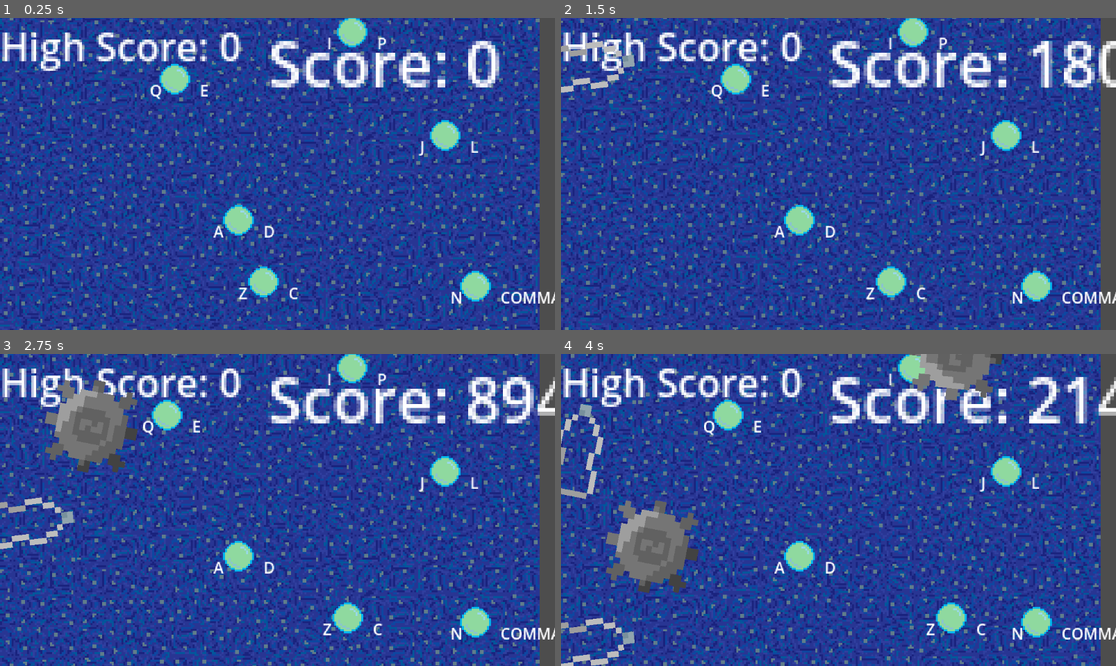
Above: before the commit, frames 1-4 (two rows, left to right).
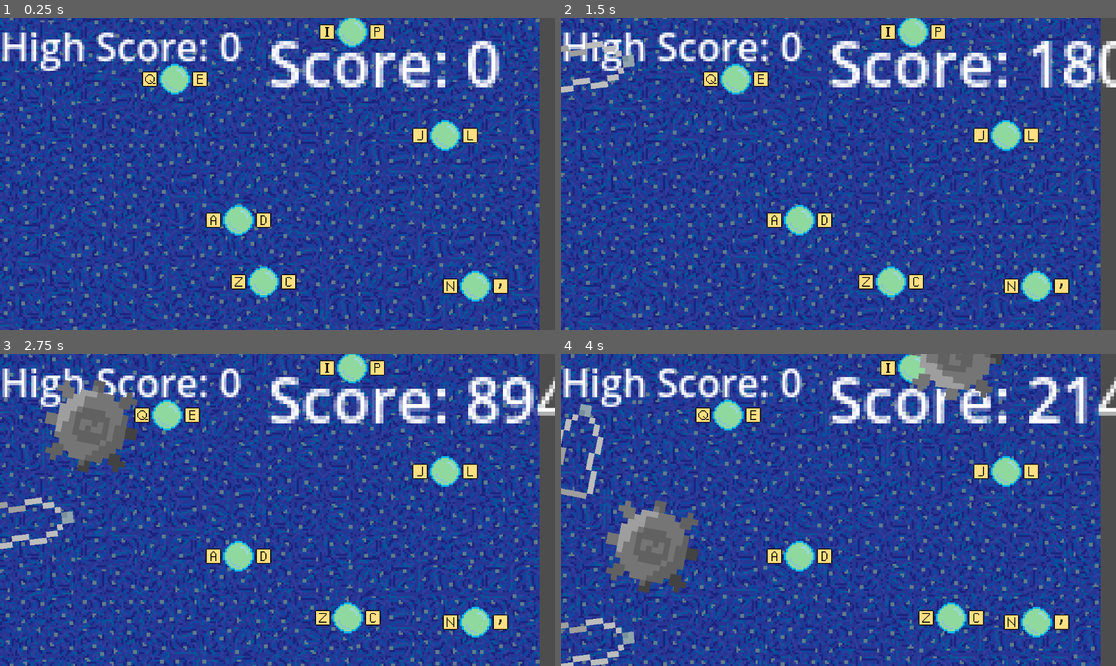
Above: after the commit, the same moments.

Repository: jschavey/bubble-ggj2025
Game: Godot game, scene res://main.tscn
The game is run twice, just before and just after one commit, with the same random seed, the same clock (stepped at 60 frames per second) and the same inputs.
Inputs:
- Up to frame 1 (0.25 s): no input
- Up to frame 2 (1.5 s): tap Enter at 0.5 s; hold C (move_right_3) 0.53-1.28 s; tap Q (move_left_2) at 0.6 s; hold Z (move_left_3) from 1.28 s (still down); tap E (move_right_2) at 1.35 s
- Up to frame 3 (2.75 s): release Z (move_left_3) at 2.03 s; hold C (move_right_3) from 2.03 s (still down); tap Q (move_left_2) at 2.1 s
- Up to frame 4 (4 s): tap E (move_right_2) at 2.85 s; release C (move_right_3) at 3.53 s; hold Z (move_left_3) from 3.53 s (still down); tap Q (move_left_2) at 3.6 s

The runs differ from the first frame. In frame 1, 2.2% of the frame differs, in the area x 25-100%, y 2-92%; in frame 2, 2.2%; in frame 3, 2.2%; in frame 4, 2.0%.

Commit message:
add sprites for controls ui

Diff:
--- a/bubble.gd
+++ b/bubble.gd
@@ -3,6 +3,8 @@
 @export var move_left_key: String
 @export var move_right_key: String
 @export var bubble_size: Vector2 = Vector2(64, 64)  # Adjust the bubble size
+@export var left_key_texture: Texture2D
+@export var right_key_texture: Texture2D
 
 var spawn_region: Rect2
 var score: float = 0.0  # Use float for more precise score calculation
@@ -13,29 +15,27 @@
 
 signal bubble_popped(area2d)
 
-var left_label: Label
-var right_label: Label
+var left_key_sprite: Sprite2D
+var right_key_sprite: Sprite2D
 
 func _ready():
-	# Create left and right labels programmatically
-	left_label = Label.new()
-	left_label.scale = Vector2(2,2)
-	add_child(left_label)
+	# Create left and right key sprites programmatically
+	left_key_sprite = Sprite2D.new()
+	left_key_sprite.texture = left_key_texture
+	left_key_sprite.scale = Vector2(2, 2)
+	add_child(left_key_sprite)
 
-	right_label = Label.new()
-	right_label.scale = Vector2(2,2)
-	add_child(right_label)
-
-	# Get the actual key names from InputMap
-	left_label.text = get_key_from_action(move_left_key).to_upper()
-	right_label.text = get_key_from_action(move_right_key).to_upper()
+	right_key_sprite = Sprite2D.new()
+	right_key_sprite.texture = right_key_texture
+	right_key_sprite.scale = Vector2(2, 2)
+	add_child(right_key_sprite)
 
 	randomize_position()
 	scale_bubble()
 	set_process(true)  # Ensure _process is enabled
 	connect("area_entered", Callable(self, "_on_Bubble_area_entered"))  # Connect the area_entered signal
 
-	update_labels_position()  # Initial label positioning
+	update_key_sprites_position()  # Initial key sprites positioning
 
 func _process(delta: float) -> void:
 	if Input.is_action_pressed(move_left_key) and alive:
@@ -46,7 +46,7 @@
 	collision_shape.global_position = global_position  # Ensure the collision shape moves with the Area2D
 	if alive:
 		score += delta  # Update score continuously while bubble is alive
-	update_labels_position()  # Update the labels' positions
+	update_key_sprites_position()  # Update the key sprites' positions
 
 func _on_Bubble_area_entered(area: Node):
 	print("Collision detected with: ", area.name)  # Log the collision
@@ -67,7 +67,7 @@
 	global_position = Vector2(x, y)  # Set the global position directly
 	sprite.global_position = global_position  # Ensure the sprite moves with the Area2D
 	collision_shape.global_position = global_position  # Ensure the collision shape moves with the Area2D
-	update_labels_position()  # Update the labels' positions
+	update_key_sprites_position()  # Update the key sprites' positions
 
 func scale_bubble():
 	sprite.scale = bubble_size / sprite.texture.get_size()
@@ -78,9 +78,9 @@
 	shape.radius = (sprite.texture.get_size().x * sprite.scale.x) / 2  # Adjust the radius based on the texture
 	collision_shape.shape = shape  # Assign the shape to the collision_shape
 
-func update_labels_position():
-	left_label.global_position = global_position + Vector2(-bubble_size.x / 2 - 20, 0)  # Position to the left of the bubble
-	right_label.global_position = global_position + Vector2(bubble_size.x / 2 + 20, 0)  # Position to the right of the bubble
+func update_key_sprites_position():
+	left_key_sprite.global_position = global_position + Vector2(-bubble_size.x / 2 - 20, 0)  # Position to the left of the bubble
+	right_key_sprite.global_position = global_position + Vector2(bubble_size.x / 2 + 20, 0)  # Position to the right of the bubble
 
 func get_key_from_action(action: String) -> String:
 	var key_events = InputMap.action_get_events(action)
--- a/bubble_manager.gd
+++ b/bubble_manager.gd
@@ -2,7 +2,7 @@
 
 @export var bubble_scene = preload("res://Bubble.tscn")
 
-func initialize_bubbles(parent, num_bubbles, bubble_keys):
+func initialize_bubbles(parent, num_bubbles, bubble_keys, left_key_textures, right_key_textures):
 	var screen_size = parent.get_viewport().size
 	var regions = [
 		Rect2(Vector2(0, 0), Vector2(screen_size.x / 2, screen_size.y / 3)),  # Top left (Q and E)
@@ -18,6 +18,8 @@
 		var area2d_instance = bubble_instance.get_child(0)  # Assuming the first child is the Area2D node
 		area2d_instance.move_left_key = bubble_keys[i]["move_left_key"]
 		area2d_instance.move_right_key = bubble_keys[i]["move_right_key"]
+		area2d_instance.left_key_texture = left_key_textures[i]
+		area2d_instance.right_key_texture = right_key_textures[i]
 		area2d_instance.spawn_region = regions[i]
 		parent.add_child(bubble_instance)
 		parent.bubbles.append(area2d_instance)
--- a/main.gd
+++ b/main.gd
@@ -10,12 +10,15 @@
 @onready var reset_button = $ResetButton  # Access the ResetButton node
 @onready var bubble_manager = $BubbleManager  # Access the BubbleManager node
 @onready var ui_manager = $UIManager  # Access the UIManager node
-
+@onready var obstacle_manager = $ObstacleManager  # Access the ObstacleManager node
 
 @export var spawn_rate_increase_interval: float = 10.0  # Time in seconds to increase the spawn rate
 @export var spawn_rate_increase_factor: float = 0.9  # Factor to decrease the spawn interval
 
 @export var high_score_file_path: String = "user://high_score.save"  # File path for saving high score
+
+@export var left_key_textures: Array[Texture2D]  # Array of left key textures
+@export var right_key_textures: Array[Texture2D]  # Array of right key textures
 
 
 var obstacle_timer = 0.0
@@ -40,7 +43,7 @@
 
 	ui_manager.center_score_label(score_label)
 
-	bubble_manager.initialize_bubbles(self, num_bubbles, bubble_keys)
+	bubble_manager.initialize_bubbles(self, num_bubbles, bubble_keys, left_key_textures, right_key_textures)
 
 	ui_manager.setup_reset_button(reset_button, self)
 
--- a/main.tscn
+++ b/main.tscn
@@ -1,12 +1,27 @@
-[gd_scene load_steps=5 format=3 uid="uid://dgbqjynhqfe5"]
+[gd_scene load_steps=18 format=3 uid="uid://dgbqjynhqfe5"]
 
 [ext_resource type="Script" path="res://main.gd" id="1_gkemp"]
 [ext_resource type="PackedScene" uid="uid://bx0jqakw152f6" path="res://background.tscn" id="2_7o42b"]
+[ext_resource type="Texture2D" uid="uid://badw6bkmpw5kf" path="res://ButtonQ.png" id="2_cboga"]
+[ext_resource type="Texture2D" uid="uid://bcvi3eqqedvuv" path="res://ButtonA.png" id="3_6evu6"]
 [ext_resource type="Script" path="res://bubble_manager.gd" id="3_jfjii"]
+[ext_resource type="Texture2D" uid="uid://6ltw0fk0sw1f" path="res://ButtonZ.png" id="4_o71bd"]
 [ext_resource type="Script" path="res://ui_manager.gd" id="4_px56t"]
+[ext_resource type="Texture2D" uid="uid://di7kl4vp6q6jp" path="res://ButtonI.png" id="5_onuhi"]
+[ext_resource type="Texture2D" uid="uid://cpsccdbyybn8x" path="res://ButtonJ.png" id="6_mv06f"]
+[ext_resource type="Texture2D" uid="uid://c4c5885bkasy1" path="res://ButtonN.png" id="7_whbyv"]
+[ext_resource type="Texture2D" uid="uid://cq0xokgjfl7sk" path="res://ButtonE.png" id="8_5rd72"]
+[ext_resource type="Texture2D" uid="uid://cmohxhikosesu" path="res://ButtonD.png" id="9_awyes"]
+[ext_resource type="Texture2D" uid="uid://dxbnv4bc0ru83" path="res://ButtonC.png" id="10_eurox"]
+[ext_resource type="Texture2D" uid="uid://cg8aebidh57y7" path="res://ButtonP.png" id="11_4q2t8"]
+[ext_resource type="Texture2D" uid="uid://dwhyl1xywrjik" path="res://ButtonL.png" id="12_45edj"]
+[ext_resource type="Texture2D" uid="uid://ca3vx4ivbpurg" path="res://ButtonComma.png" id="13_qg0nq"]
+[ext_resource type="Script" path="res://obstacle_manager.gd" id="17_efqxt"]
 
 [node name="Node2D" type="Node2D"]
 script = ExtResource("1_gkemp")
+left_key_textures = Array[Texture2D]([ExtResource("2_cboga"), ExtResource("3_6evu6"), ExtResource("4_o71bd"), ExtResource("5_onuhi"), ExtResource("6_mv06f"), ExtResource("7_whbyv")])
+right_key_textures = Array[Texture2D]([ExtResource("8_5rd72"), ExtResource("9_awyes"), ExtResource("10_eurox"), ExtResource("11_4q2t8"), ExtResource("12_45edj"), ExtResource("13_qg0nq")])
 
 [node name="Node2D" parent="." instance=ExtResource("2_7o42b")]
 
@@ -36,3 +51,6 @@
 
 [node name="UIManager" type="Node2D" parent="."]
 script = ExtResource("4_px56t")
+
+[node name="ObstacleManager" type="Node2D" parent="."]
+script = ExtResource("17_efqxt")
--- /dev/null
+++ b/obstacle_manager.gd
@@ -0,0 +1,46 @@
+extends Node
+
+@export var obstacle_scene = preload("res://Obstacle.tscn")
+
+var obstacle_timer = 0.0
+var spawn_rate_timer = 0.0
+var obstacle_spawn_interval = 1.0
+var spawn_rate_adjustment_interval: float = 10.0
+var spawn_rate_factor_increase: float = 0.9
+var spawn_rate_factor_decrease: float = 1.1
+var fish_spawn_start_time: float = 60.0
+
+func initialize(spawn_interval, adjustment_interval, factor_increase, factor_decrease, start_time):
+	obstacle_spawn_interval = spawn_interval
+	spawn_rate_adjustment_interval = adjustment_interval
+	spawn_rate_factor_increase = factor_increase
+	spawn_rate_factor_decrease = factor_decrease
+	fish_spawn_start_time = start_time
+
+func update_timers(delta):
+	obstacle_timer += delta
+	spawn_rate_timer += delta
+
+func should_spawn_obstacle():
+	if obstacle_timer >= obstacle_spawn_interval:
+		obstacle_timer = 0.0
+		return true
+	return false
+
+func should_adjust_spawn_rate(elapsed_time):
+	if spawn_rate_timer >= spawn_rate_adjustment_interval:
+		spawn_rate_timer = 0.0
+		if elapsed_time <= fish_spawn_start_time:
+			obstacle_spawn_interval *= spawn_rate_factor_increase
+		else:
+			obstacle_spawn_interval *= spawn_rate_factor_decrease
+		print("Adjusted obstacle spawn rate, new interval: ", obstacle_spawn_interval)
+		return true
+	return false
+
+func spawn_obstacle(parent):
+	var obstacle_instance = obstacle_scene.instantiate()
+	var screen_size = parent.get_viewport().size
+	obstacle_instance.position = Vector2(randf_range(0, screen_size.x), 0)
+	parent.add_child(obstacle_instance)
+	obstacle_instance.name = "Obstacle"  # Explicitly set the name after adding to the scene
Binary file added: ButtonA.png
Not shown, added: ButtonA.png.import
Binary file added: ButtonC.png
Not shown, added: ButtonC.png.import
Binary file added: ButtonComma.png
Not shown, added: ButtonComma.png.import
Binary file added: ButtonD.png
Not shown, added: ButtonD.png.import
Binary file added: ButtonE.png
Not shown, added: ButtonE.png.import
Binary file added: ButtonI.png
Not shown, added: ButtonI.png.import
(and 12 more such lines)
